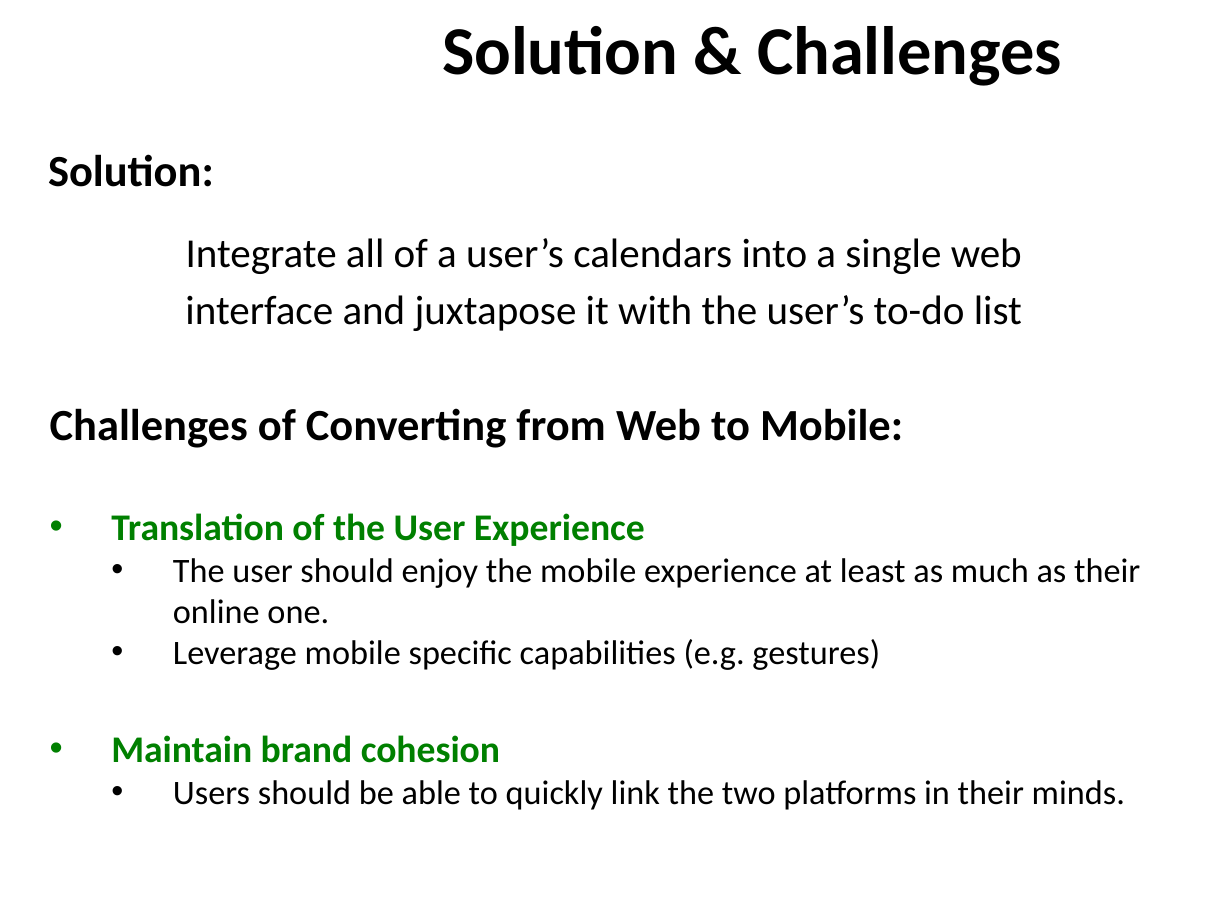
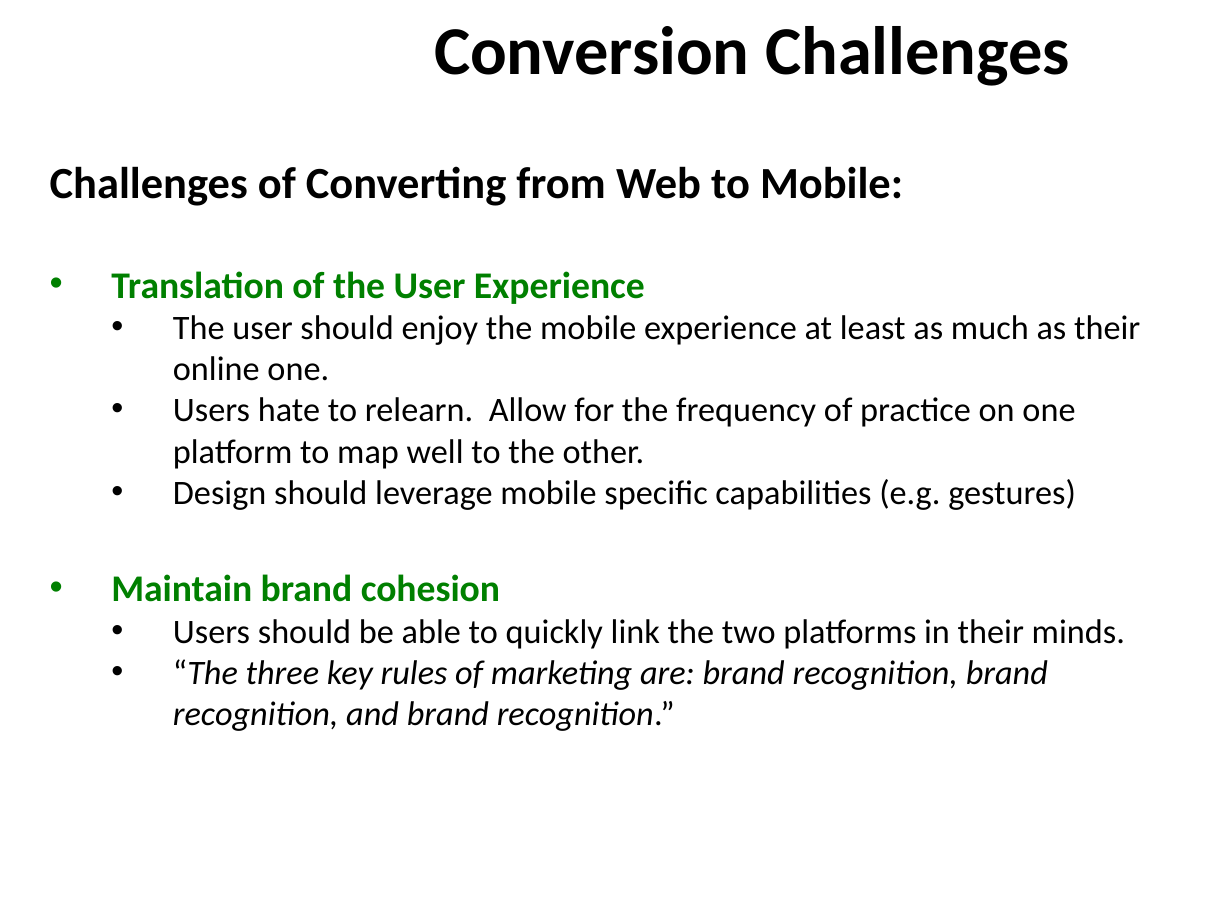
Before and after one commit to ZaydH/CS235, a slide deck: slide 3 of Assignment #4 - iOS Prototype/CS235 - Assignment #4 - Mobile Prototype.pptx. Drawn at 1232x924 pixels with LibreOffice and Linux fonts; fonts in the diff are those of the drawing; background and template pictures are left out. Boxes give left, top, right and bottom in pixels: in the first picture for what was removed or moved away, otherwise in the second. Text is boxed around its words. In the diff, an @@ line names an element or a change of style, - is before the commit and + after.

Commit message:
Finalizing mobile presentation for CS235

```diff
--- a/Assignment #4 - iOS Prototype/CS235 - Assignment #4 - Mobile Prototype.pptx
+++ b/Assignment #4 - iOS Prototype/CS235 - Assignment #4 - Mobile Prototype.pptx
@@ title at (x1=434, y1=26, x2=1070, y2=86): text changed @@
-Solution & Challenges
+Conversion Challenges
@@ text "Challenges of Converting from Web ..." moved from (x1=50, y1=408, x2=1140, y2=810) to (x1=50, y1=166, x2=1140, y2=731) @@
@@ text removed at (x1=48, y1=154, x2=1022, y2=331) @@
-Solution:
-Integrate all of a user’s calendars into a single web
-interface and juxtapose it with the user’s to-do list
@@ text at (x1=173, y1=397, x2=1076, y2=510): text changed @@
-  • Leverage mobile specific capabilities (e.g. gestures)
+  • Users hate to relearn. Allow for the frequency of practice on one platform to map well to the other.
+  • Design should leverage mobile specific capabilities (e.g. gestures)
@@ text at (x1=173, y1=659, x2=1048, y2=731): paragraph added @@
+  • “The three key rules of marketing are: brand recognition, brand recognition, and brand recognition.”
```
Also in this commit, not shown: 3 other slides changed.
